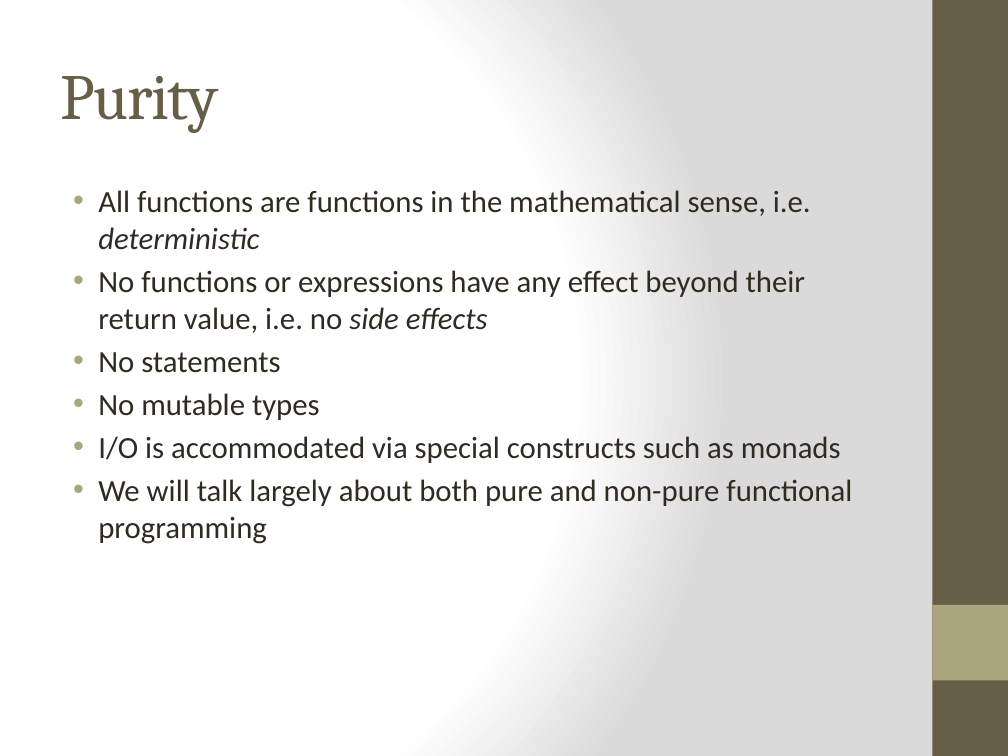
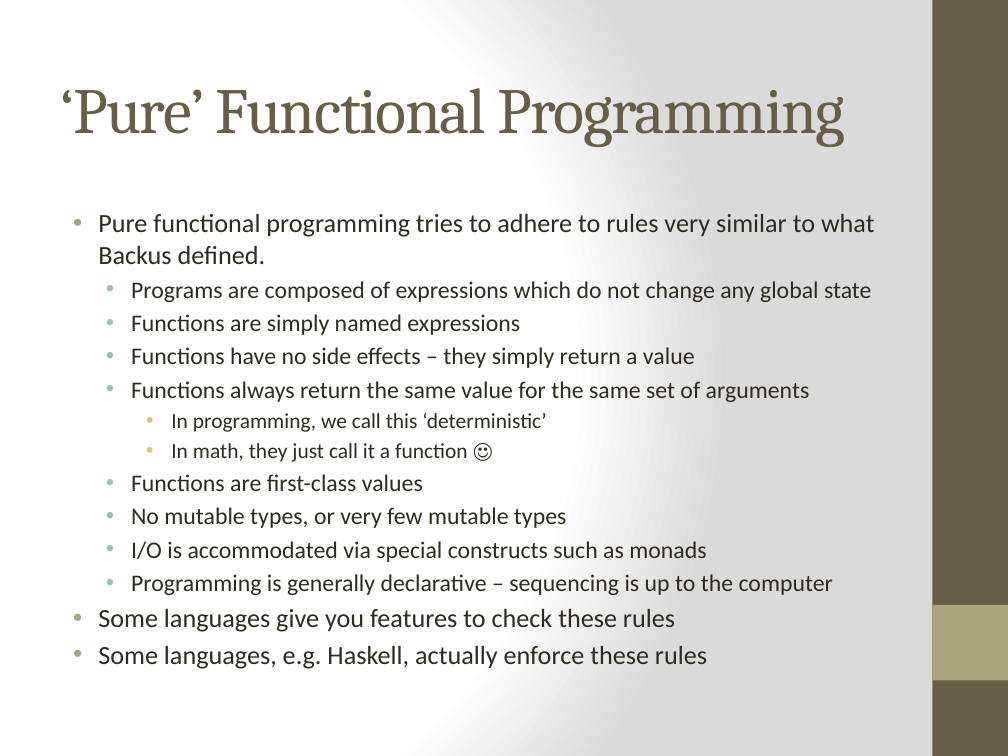
Before and after one commit to bjhartin/FoundationsOfFunctionalProgramming, a slide deck: slide 8 of FoundationsOfFunctionalProgramming.pptx (slide 7 before the commit). Drawn at 1008x756 pixels with LibreOffice and Linux fonts; fonts in the diff are those of the drawing. Boxes give left, top, right and bottom in pixels: in the first picture for what was removed or moved away, otherwise in the second. Text is boxed around its words. In the diff, an @@ line names an element or a change of style, - is before the commit and + after.

Commit message:
Brian: Added slides and examples for first class functions.

```diff
--- a/FoundationsOfFunctionalProgramming.pptx
+++ b/FoundationsOfFunctionalProgramming.pptx
@@ title at bbox=[60, 88, 846, 147]: text changed @@
-Purity
+‘Pure’ Functional Programming
@@ text "Pure functional programming tries to ...": place and size @@
-text "Pure functional programming tries to ..." at bbox=[98, 190, 852, 544]
+text "Pure functional programming tries to ..." at bbox=[98, 213, 875, 669]
@@ text at bbox=[98, 213, 875, 528]: text changed; size 22 to 17 pt @@
-• All functions are functions in the mathematical sense, i.e. deterministic
-• No functions or expressions have any effect beyond their return value, i.e. no side effects
-• No statements
-• No mutable types
+• Pure functional programming tries to adhere to rules very similar to what Backus defined.
+  • Programs are composed of expressions which do not change any global state
+  • Functions are simply named expressions
+  • Functions have no side effects – they simply return a value
+  • Functions always return the same value for the same set of arguments
+    • In programming, we call this ‘deterministic’
+    • In math, they just call it a function ☺
+  • Functions are first-class values
+  • No mutable types, or very few mutable types
@@ text at bbox=[131, 541, 706, 562]: size 22 to 17 pt in "I/O is accommodated via special constructs such ..."; list level 1 to 2 in "I/O is accommodated via special ..."; bullet colour #A9A57C to #9CBEBD @@
@@ text at bbox=[98, 574, 833, 669]: text changed; size 22 to 18.7 pt @@
-• We will talk largely about both pure and non-pure functional programming
+  • Programming is generally declarative – sequencing is up to the computer
+• Some languages give you features to check these rules
+• Some languages, e.g. Haskell, actually enforce these rules
```
Also in this commit, not shown: 8 other slides changed, 8 slides added, 2 slides removed, 5 other files.
